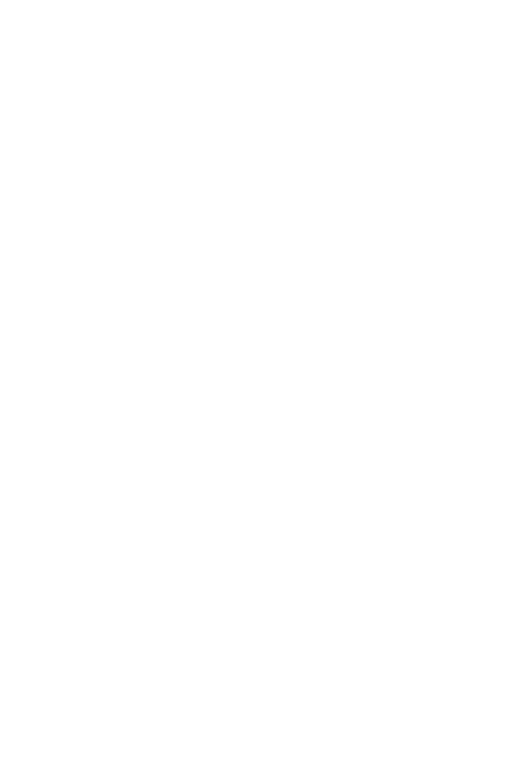
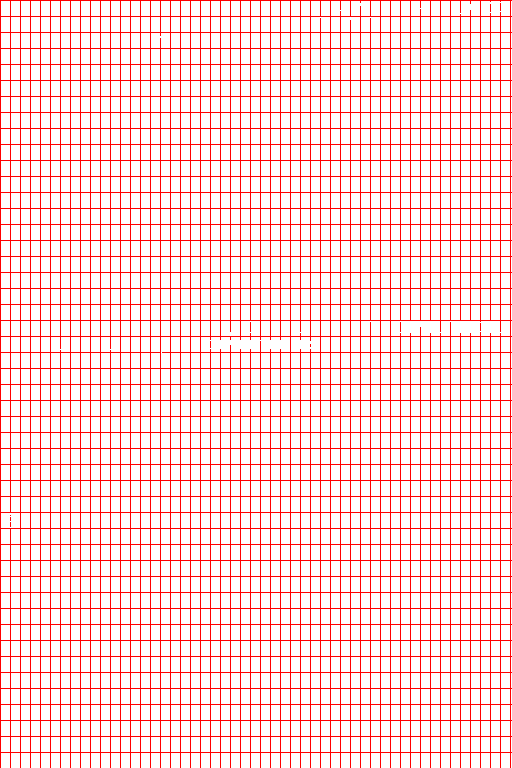
Two versions of the same layered image (512x768). Layer-by-layer changes:
renamed "+,-./0123456789:;<=>?@ ... #1" to "+,-./0123 ...", painted on it over [420, 1, 512, 18]
showed "grid" over [0, 0, 512, 768]
